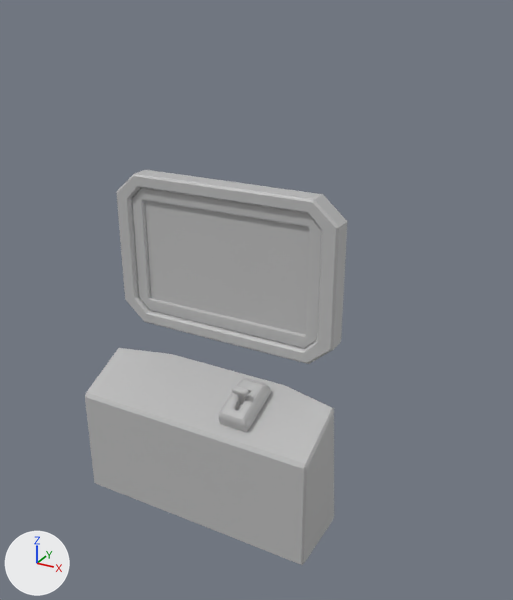
Before and after pictures for a commit that changed the FBX model Assets/Props/terminal/mod_terminal.fbx.
The view is the same before and after, from a 50 mm camera at (2.56, 21.53, 3.81) aimed at (0.32, 25.61, 1.77). The lights are fixed; the arrows at lower left show +X, +Y and +Z. Where no turn or scale is listed for an object, it has been applied to the vertices.

Objects in the first picture: 'monitor2', 'monitor3', 'pCube2', 'screen', 'screen1', 'screen2'.
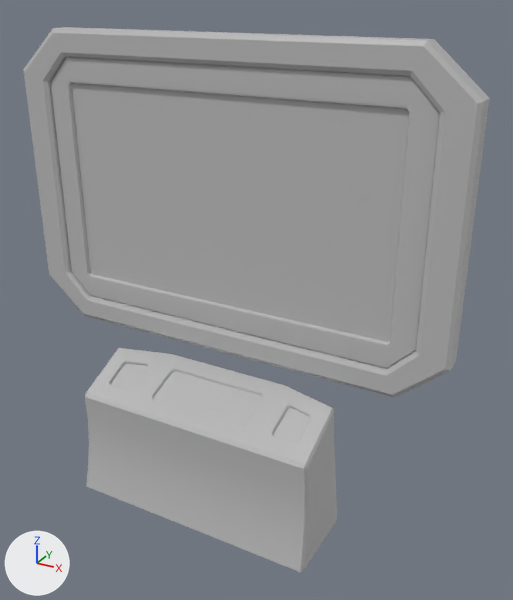
ob_terminal is not drawn itself; it is the parent of ob_monitor2, ob_group18, ob_monitor3, ob_screen.

What differs and where, as boxes [x1, y1, x2, y2] in the pictures (513 x 600 px):
'screen', rescaled (104% wider, 91% taller): before [144, 200, 309, 335]; after [71, 83, 409, 342]
'monitor3', rescaled (100% wider, 91% taller): before [116, 170, 348, 364]; after [23, 27, 489, 398]
'screen1', reshaped: before [85, 348, 334, 565]; after [85, 348, 337, 573]
'monitor2', rescaled (106% wider, 94% taller): before [132, 188, 321, 348]; after [50, 57, 440, 368]
'screen2', deleted: before [218, 378, 271, 432]
'pCube2', deleted: before [232, 386, 249, 404]
part 1 of me_mesh_003, built on: before [89, 358, 334, 564]; after [86, 358, 337, 572]

Edits to the bpy script that builds the scene:
```text
Change me_mesh_003:
    used by ob_screen1; location = (0.0, 24.995, 0.0)
    remove me_mesh_003.from_pydata(...)  # 72 vertices, 70 faces; spans x -0.97..0.97, y 0.12..0.72, z 0.0..1.09
    add me_mesh_003.from_pydata(...)  # 216 vertices, 216 faces; spans x -1.0..1.0, y 0.05..0.72, z 0.0..1.09
    me_mesh_003 part 1: 32 vertices moved from x -0.97..0.97, y 0.12..0.72, z 0.0..0.05 to x -1.0..1.0, y 0.05..0.72, z 0.0..0.05; 8 vertices removed from x -0.85..0.85, y 0.25..0.56, z 0.93..1.05; 152 vertices added at x -0.99..0.99, y 0.1..0.72, z 0.23..1.05
Remove ob_pcube2:
    ob_pcube2 = bpy.data.objects.new('pCube2', me_mesh_004)
    ob_pcube2.location = (0.338, 25.386, 1.039)
Change ob_terminal:
    ob_terminal.scale: (0.00741, 0.00741, 0.00741) -> (0.014, 0.014, 0.00741)
Remove ob_screen2:
    ob_screen2 = bpy.data.objects.new('screen2', me_mesh_005)
    ob_screen2.location = (0.338, 25.403, 1.03)
```
